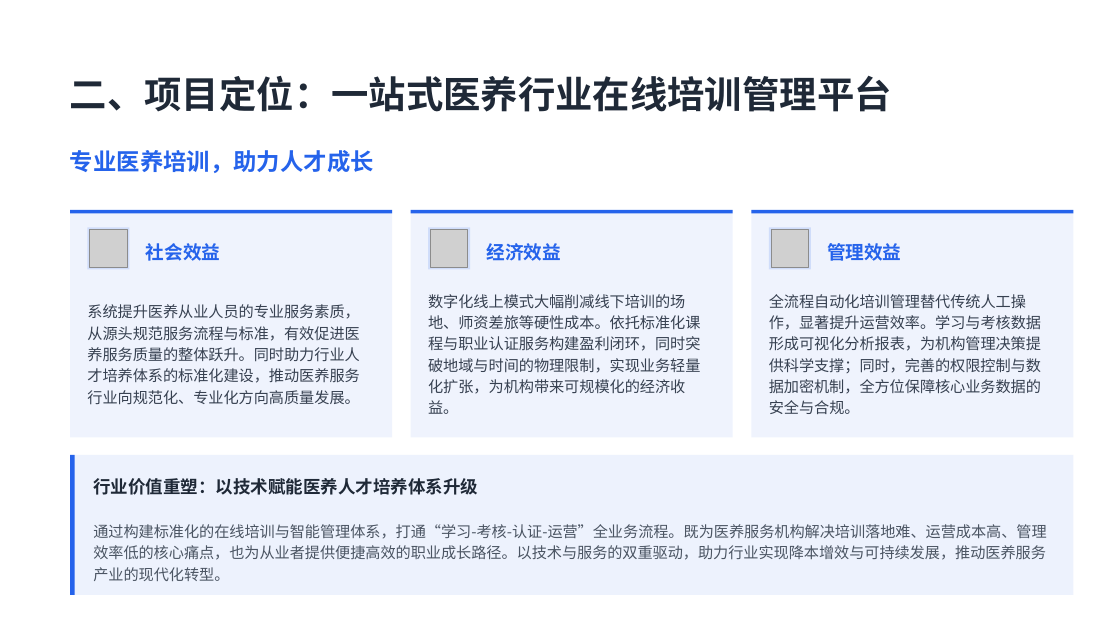
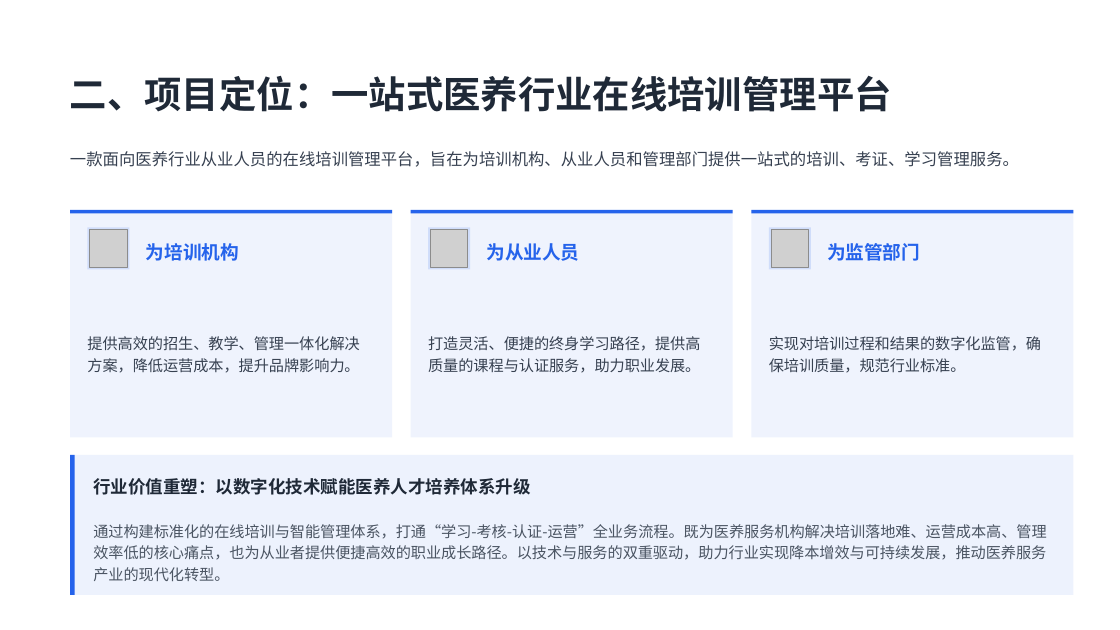
Before and after one commit to user007a/project, a slide deck: slide 4 of pro_sanzhutraining/docs/项目建设方案.pptx. Drawn at 1120x630 pixels with LibreOffice and Linux fonts; fonts in the diff are those of the drawing; grey boxes stand for pictures. Boxes give left, top, right and bottom in pixels: in the first picture for what was removed or moved away, otherwise in the second. Text is boxed around its words. In the diff, an @@ line names an element or a change of style, - is before the commit and + after.

```diff
--- a/pro_sanzhutraining/docs/项目建设方案.pptx
+++ b/pro_sanzhutraining/docs/项目建设方案.pptx
@@ text at box(70, 151, 1019, 167): text changed; size 20 to 14 pt; text colour #2563EB to #374151; bold off @@
-专业医养培训，助力人才成长
+一款面向医养行业从业人员的在线培训管理平台，旨在为培训机构、从业人员和管理部门提供一站式的培训、考证、学习管理服务。
@@ text at box(146, 243, 239, 261): text changed @@
-社会效益
+为培训机构
@@ text at box(487, 243, 580, 261): text changed @@
-经济效益
+为从业人员
@@ text at box(827, 243, 920, 261): text changed @@
-管理效益
+为监管部门
@@ text at box(87, 336, 359, 373): text changed @@
-系统提升医养从业人员的专业服务素质，从源头规范服务流程与标准，有效促进医养服务质量的整体跃升。同时助力行业人才培养体系的标准化建设，推动医养服务行业向规范化、专业化方向高质量发展。
+提供高效的招生、教学、管理一体化解决方案，降低运营成本，提升品牌影响力。
@@ text at box(428, 336, 700, 373): text changed @@
-数字化线上模式大幅削减线下培训的场地、师资差旅等硬性成本。依托标准化课程与职业认证服务构建盈利闭环，同时突破地域与时间的物理限制，实现业务轻量化扩张，为机构带来可规模化的经济收益。
+打造灵活、便捷的终身学习路径，提供高质量的课程与认证服务，助力职业发展。
@@ text at box(769, 336, 1041, 373): text changed @@
-全流程自动化培训管理替代传统人工操作，显著提升运营效率。学习与考核数据形成可视化分析报表，为机构管理决策提供科学支撑；同时，完善的权限控制与数据加密机制，全方位保障核心业务数据的安全与合规。
+实现对培训过程和结果的数字化监管，确保培训质量，规范行业标准。
@@ text at box(93, 478, 530, 495): text changed @@
-行业价值重塑：以技术赋能医养人才培养体系升级
+行业价值重塑：以数字化技术赋能医养人才培养体系升级
```
Also in this commit, not shown: 8 other slides changed, 1 slide removed, 3 other files.
